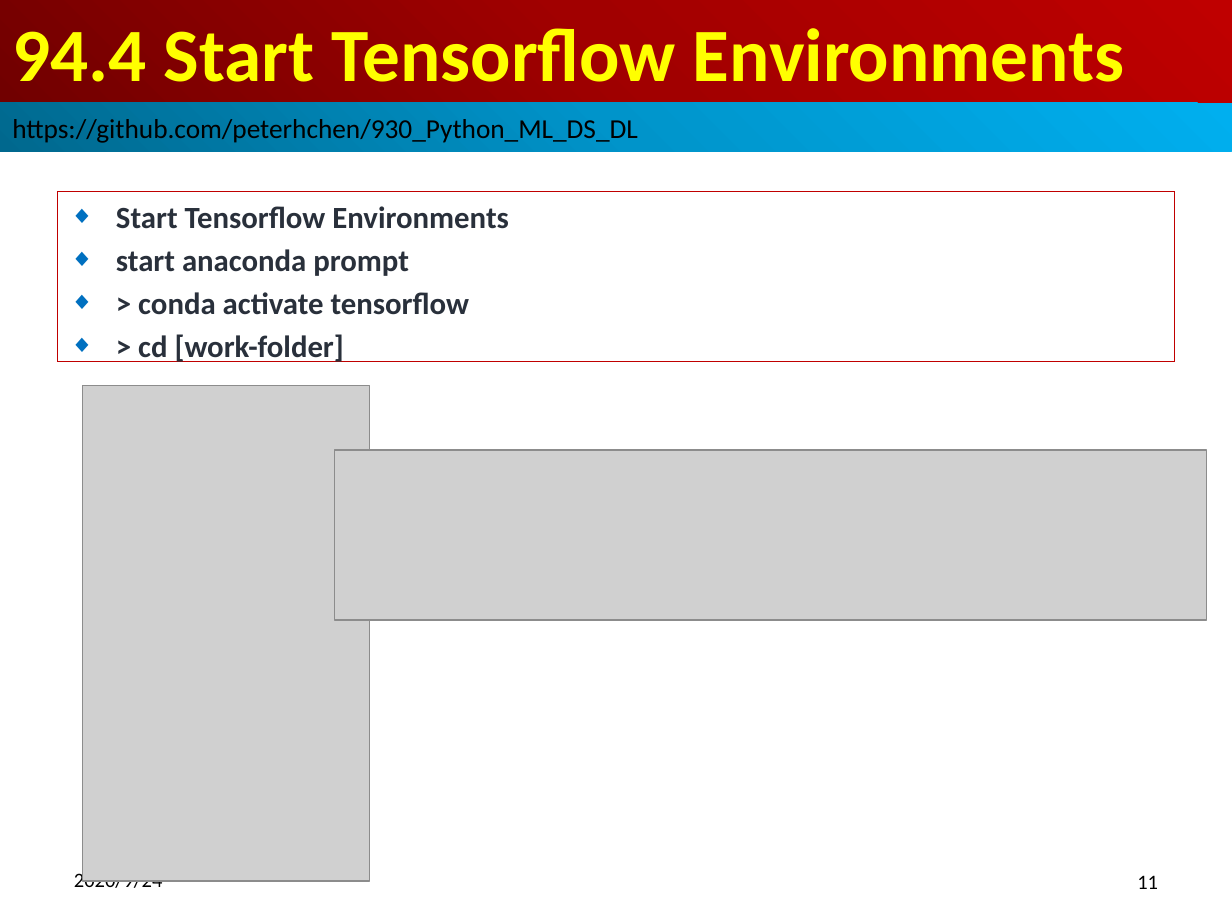
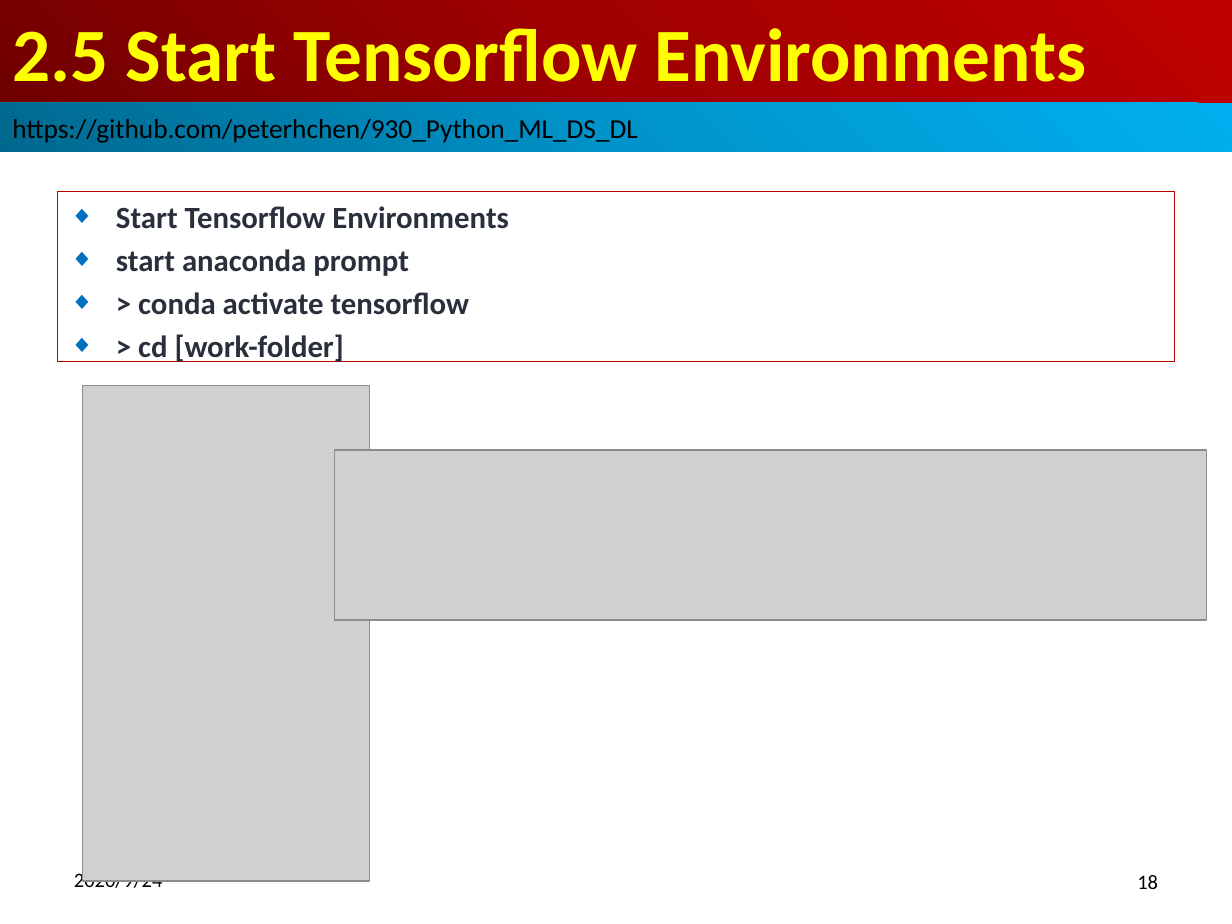
Before and after one commit to peterhchen/900_Python_ML_DS_DL, a slide deck: slide 18 of 002_SetupRunTensorflow.pptx (slide 11 before the commit). Drawn at 1232x924 pixels with LibreOffice and Linux fonts; fonts in the diff are those of the drawing; grey boxes stand for pictures. Boxes give left, top, right and bottom in pixels: in the first picture for what was removed or moved away, otherwise in the second. Text is boxed around its words. In the diff, an @@ line names an element or a change of style, - is before the commit and + after.

```diff
--- a/002_SetupRunTensorflow.pptx
+++ b/002_SetupRunTensorflow.pptx
@@ title at (x1=12, y1=28, x2=1086, y2=82): text changed @@
-94.4 Start Tensorflow Environments
+2.5 Start Tensorflow Environments
@@ page number at (x1=1137, y1=875, x2=1158, y2=889): text changed @@
-11
+18
```
Also in this commit, not shown: 17 other slides changed, 7 slides added.
